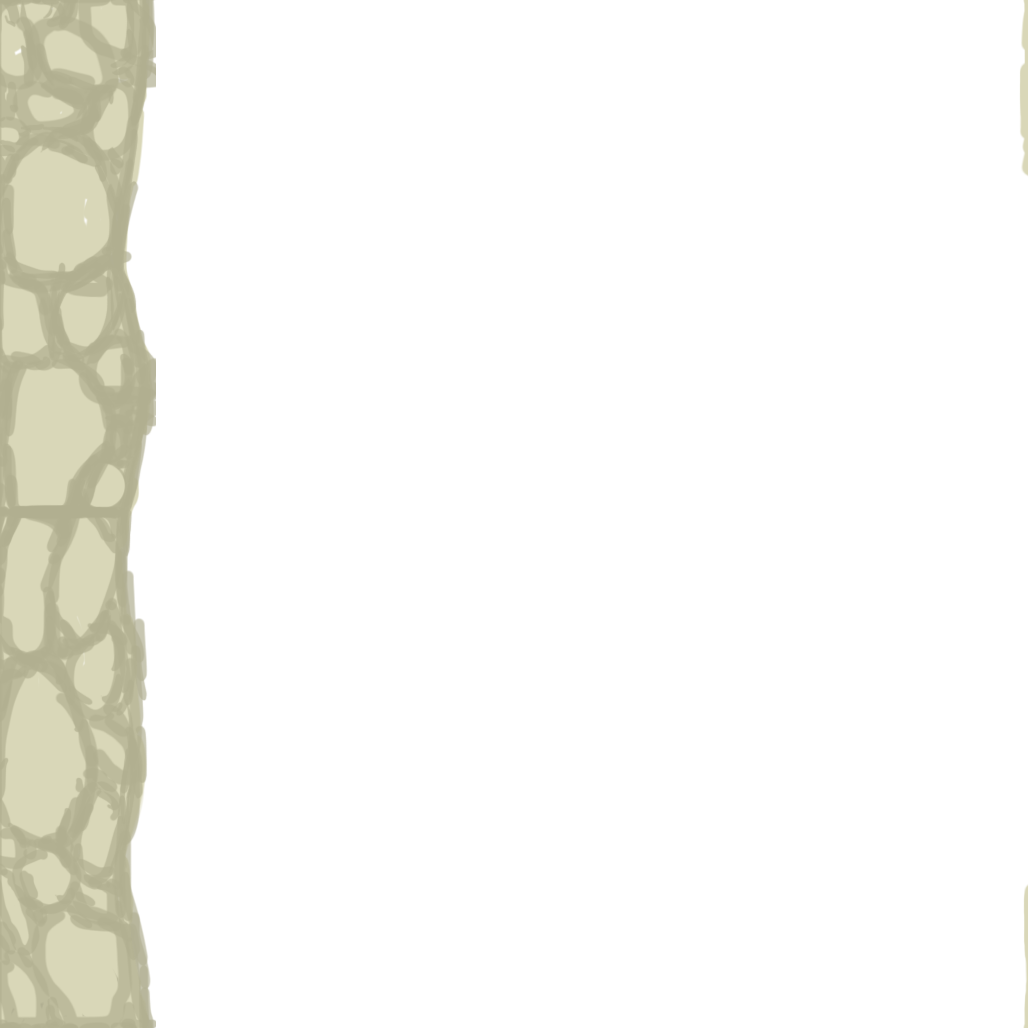
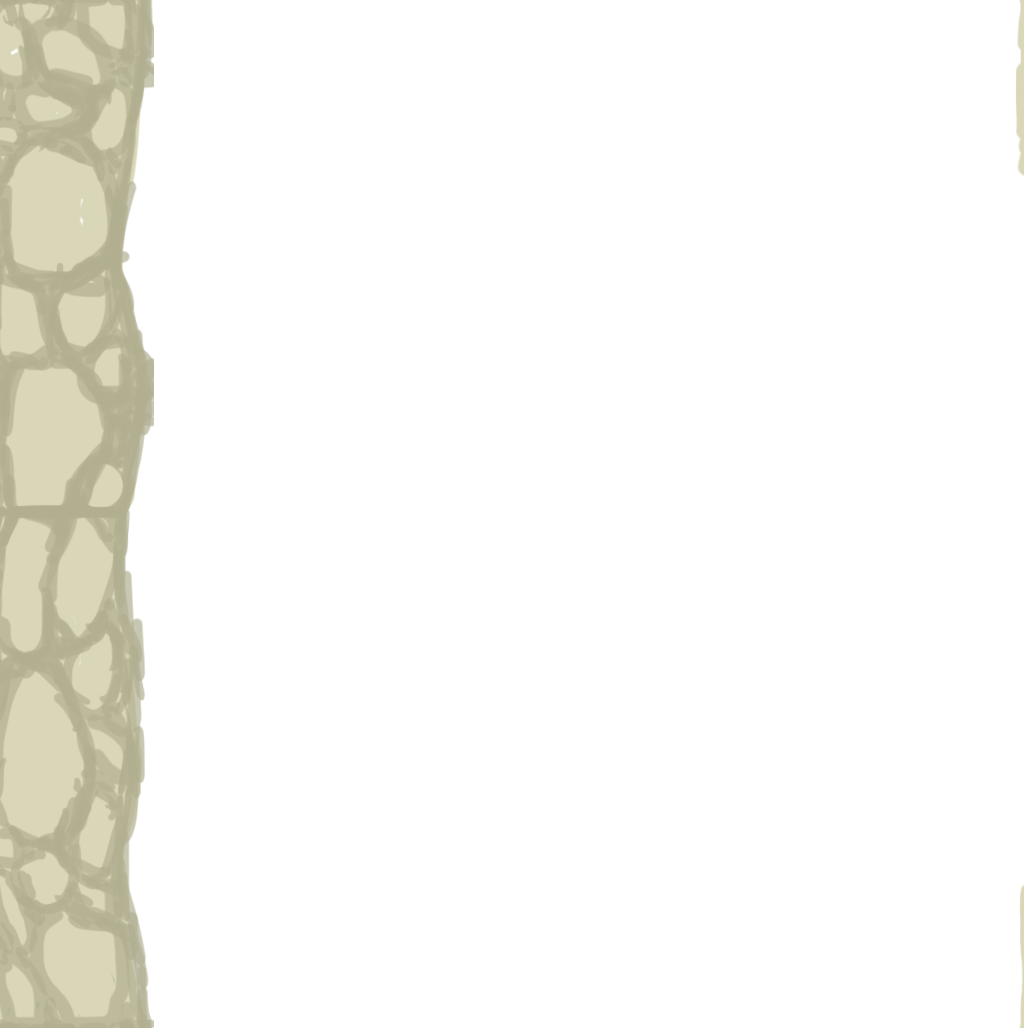
The second (1028, 1028) image is a revision of the first. Changes to its layers:
painted on "Layer 3" over left=0, top=0, right=156, bottom=1028
painted on "Layer 2" over left=6, top=0, right=1028, bottom=1028
